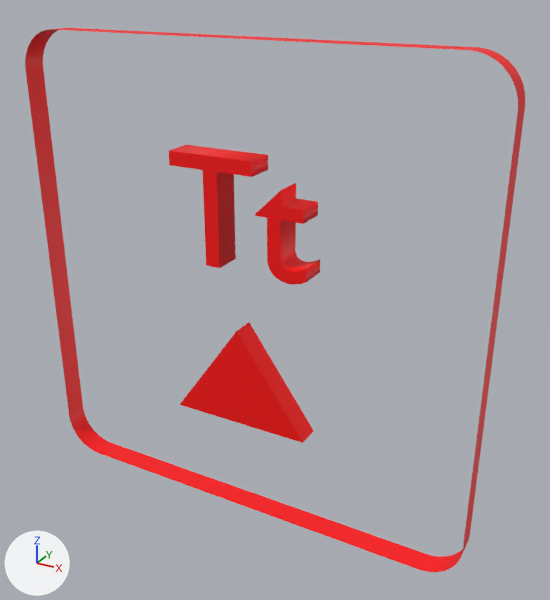
What one commit did to the glTF model assets/models/Letter/Letter_T.glb.
Both versions are drawn from a camera (50 mm lens) standing at (1.48, -2.55, 2.91) and looking at (0.12, -0.07, 1.67). The axes (+X, +Y, +Z) are drawn at lower left. The lights are the same throughout. Where no turn or scale is listed for an object, it has been applied to the vertices. Vertices at the same position are counted once.

The scene before the commit, as lines of its bpy script (objects in view):
```python
me_cube = bpy.data.meshes.new('Cube')
me_cube.from_pydata(...)  # 128 vertices, 128 faces; spans x -1.0..1.0, y -0.05..0.05, z -1.0..1.0
me_cube.materials.append(mat_material)  # red #ff0008
me_cube_002 = bpy.data.meshes.new('Cube.002')
me_cube_002.from_pydata(...)  # 8 vertices, 12 faces; spans x -0.218..0.091, y -0.05..0.05, z -0.218..0.218
me_cube_002.materials.append(mat_material_006)  # red #ff0000
me_text = bpy.data.meshes.new('Text')
me_text.from_pydata(...)  # 132 vertices, 256 faces; spans x 0.011..0.609, y -0.06..0.06, z -0.006..0.444
me_text.materials.append(mat_material_004)  # red #ff0000
ob_cube = bpy.data.objects.new('Cube', me_cube)
ob_cube.location = (0.0, -0.135, 1.677)
ob_cube_002 = bpy.data.objects.new('Cube.002', me_cube_002)
ob_cube_002.location = (0.217, -0.139, 1.332)
ob_text = bpy.data.objects.new('Text', me_text)
ob_text.location = (-0.296, -0.135, 1.814)
# also in view: 'Cube.001' at (-0.15, -0.14, 1.33)
```
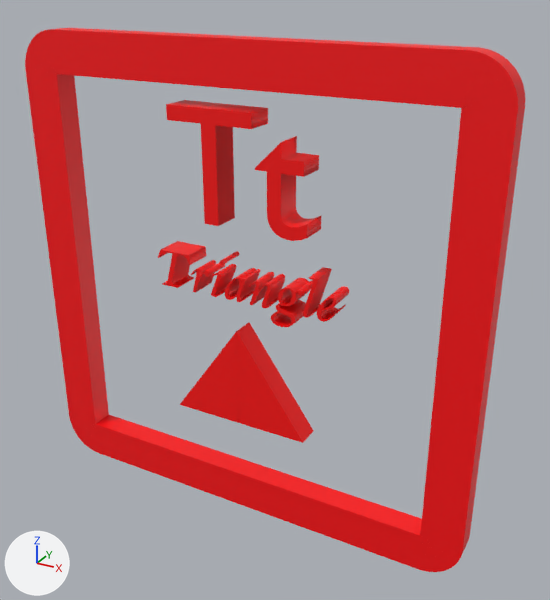
Patch to the scene script:
```diff
--- a/assets/models/Letter/Letter_T.glb.py
+++ b/assets/models/Letter/Letter_T.glb.py
@@ mat_material_001 @@
+mat_material_001 = principled_material('Material.001')
+mat_material_001.base_color = (1.0, 0.0, 0.0)  # red #ff0000
@@ me_cube @@
 # used by ob_cube; location = (0.0, -0.135, 1.677)
-me_cube.from_pydata(...)  # 128 vertices, 128 faces; spans x -1.0..1.0, y -0.05..0.05, z -1.0..1.0
+me_cube.from_pydata(...)  # 256 vertices, 512 faces; spans x -1.0..1.0, y -0.05..0.05, z -1.0..1.0
+# me_cube part 1
+# 104 vertices are added at x -0.83..0.83, y -0.05..0.05, z -0.83..0.83
+# 6 new vertices lie (-0.17, 0.0, 0.0) away from vertices in x 1.0, y -0.05..0.05, z -0.83..0.83
+# 6 new vertices lie (0.0, 0.0, -0.17) away from vertices in x -0.83..0.83, y -0.05..0.05, z 1.0
+# 6 new vertices lie (0.0, 0.0, 0.17) away from vertices in x -0.83..0.83, y -0.05..0.05, z -1.0
+# 6 new vertices lie (0.17, 0.0, 0.0) away from vertices in x -1.0, y -0.05..0.05, z -0.83..0.83
+# 384 new faces join them
 me_cube.materials.append(mat_material)
@@ me_text_001 @@
+me_text_001.from_pydata(...)  # 5604 vertices, 11188 faces; spans x 0.031..0.84, y -0.06..0.06, z -0.065..0.165
+me_text_001.materials.append(mat_material_001)  # red #ff0000
@@ ob_text @@
 ob_text = bpy.data.objects.new('Text', me_text)
-ob_text.location = (-0.296, -0.135, 1.814)
+ob_text.location = (-0.296, -0.135, 1.988)
@@ ob_text_001 @@
+ob_text_001 = bpy.data.objects.new('Text.001', me_text_001)
+ob_text_001.location = (-0.403, -0.134, 1.686)
```

Where the change shows, as pixel boxes (x1, y1, x2, y2) in the pictures (550 x 600 px):
'Text', moved: before (169, 145, 320, 284); after (166, 100, 321, 241)
'Text.001', added (red): after (158, 241, 349, 327)
part 1 of me_cube, added (red): after (25, 29, 518, 572)
